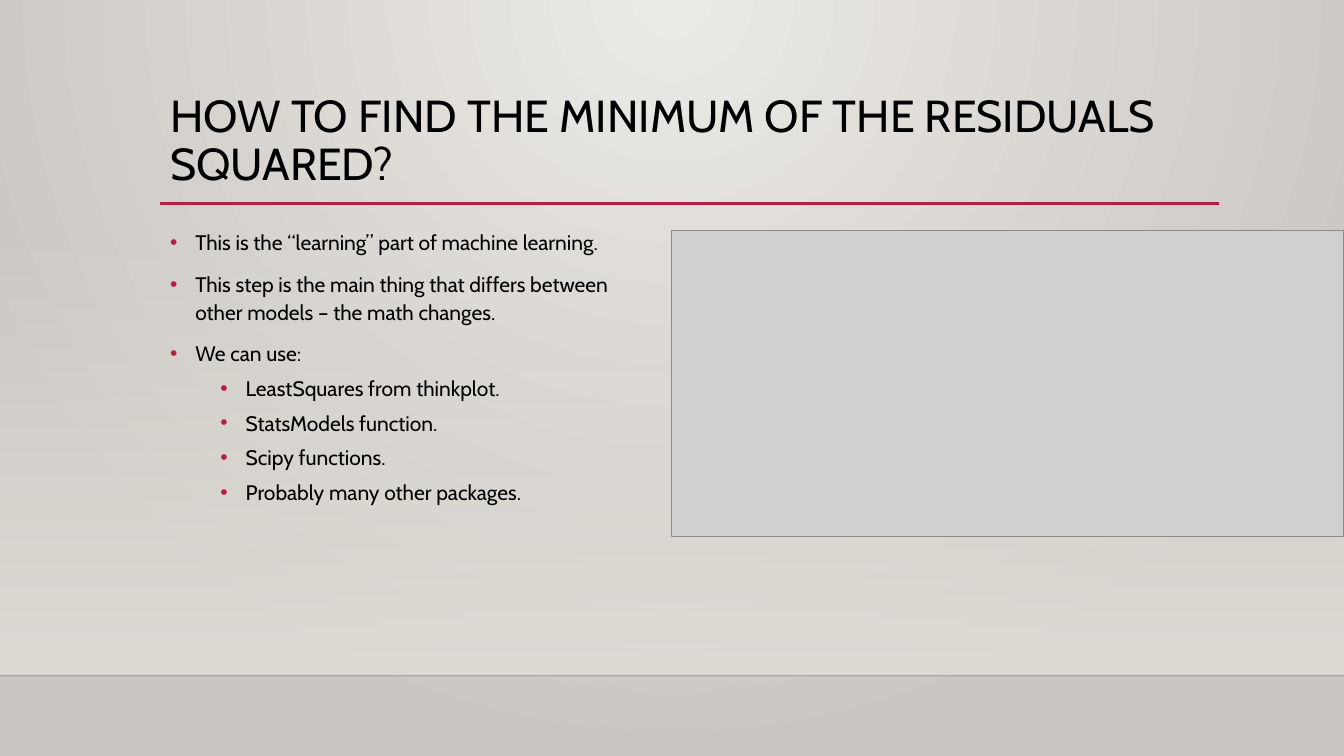
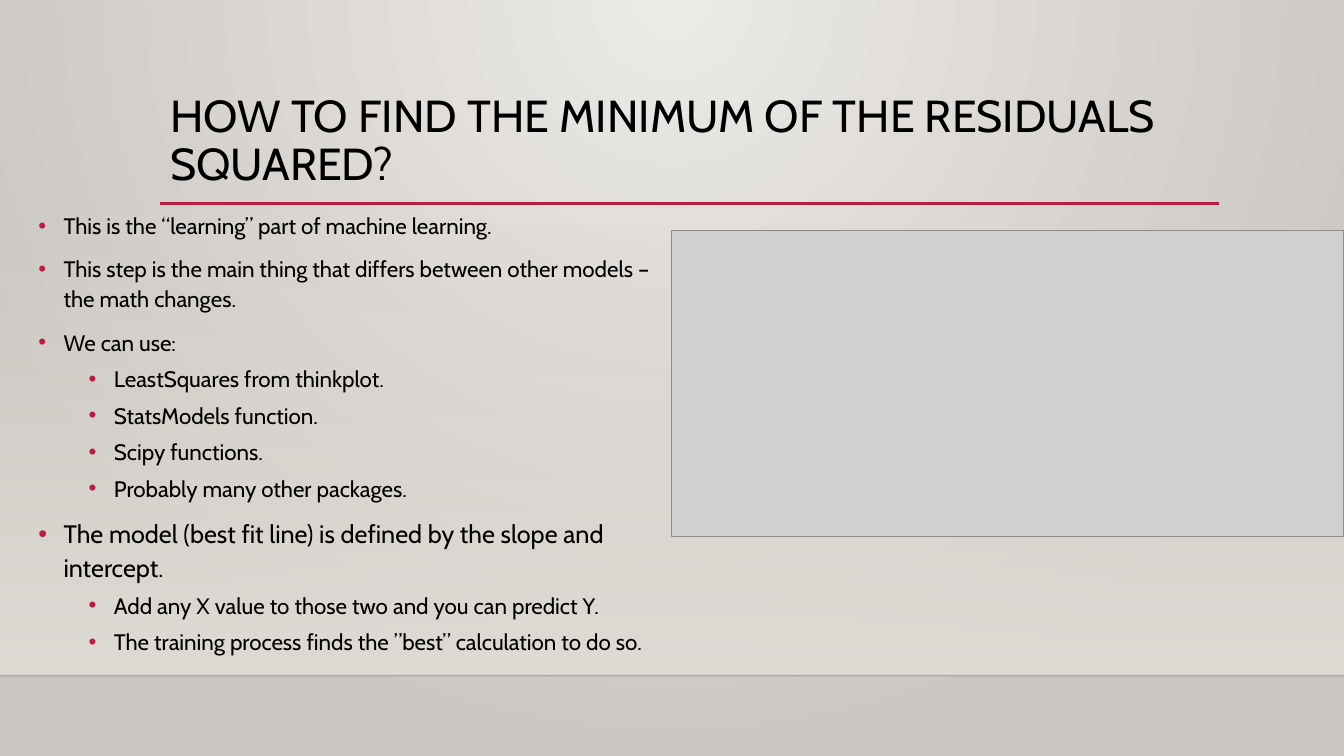
Before and after one commit to AkeemSemper/Basic_Stats_in_Python_Student_Workbooks, a slide deck: slide 11 of reference_material/slides/020_Linear_Least_Squares.pptx (slide 10 before the commit). Drawn at 1344x756 pixels with LibreOffice and Linux fonts; fonts in the diff are those of the drawing; grey boxes stand for pictures; background and template pictures are left out. Boxes give left, top, right and bottom in pixels: in the first picture for what was removed or moved away, otherwise in the second. Text is boxed around its words. In the diff, an @@ line names an element or a change of style, - is before the commit and + after.

```diff
--- a/reference_material/slides/020_Linear_Least_Squares.pptx
+++ b/reference_material/slides/020_Linear_Least_Squares.pptx
@@ text "This is the “learning” part ..." moved from (x1=195, y1=234, x2=608, y2=506) to (x1=64, y1=217, x2=642, y2=656) @@
@@ text at (x1=64, y1=217, x2=633, y2=502): size 15 to 16 pt in "This is the “learning” part of machine ...", "This step is the main thing that ...", "We can use:", "LeastSquares from thinkplot." and 3 more places @@
@@ text at (x1=64, y1=524, x2=642, y2=656): paragraphs added @@
+• The model (best fit line) is defined by the slope and intercept.
+  • Add any X value to those two and you can predict Y.
+  • The training process finds the ”best” calculation to do so.
```
Also in this commit, not shown: 2 other slides changed, 1 slide added, 12 other files.
